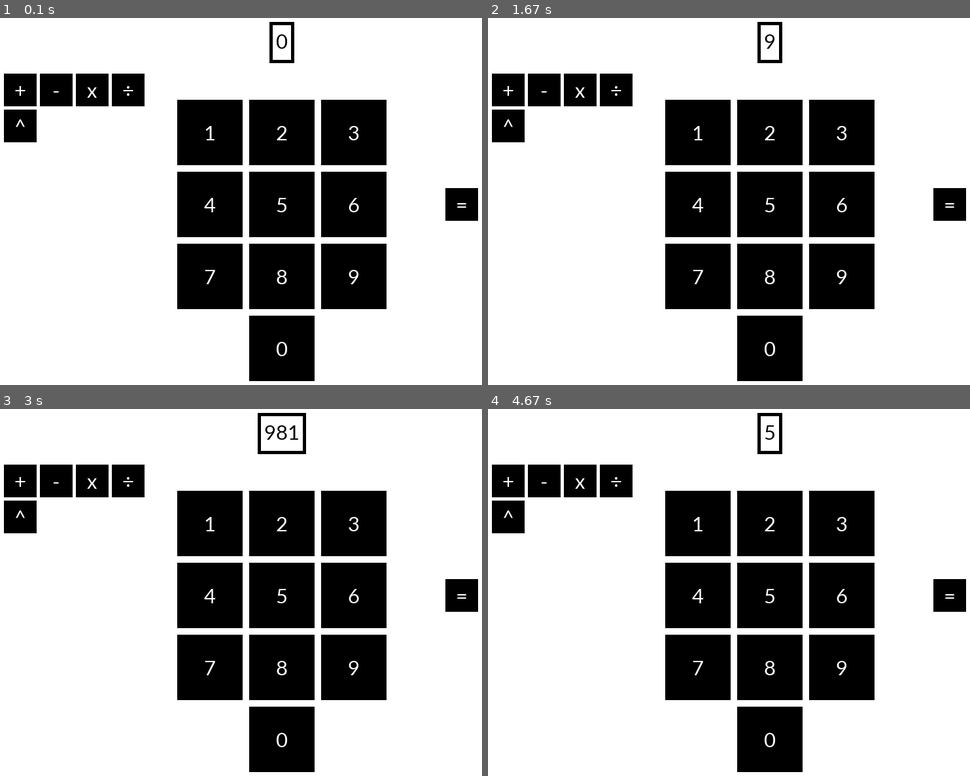
Above: before the commit, frames 1-4 (two rows, left to right).
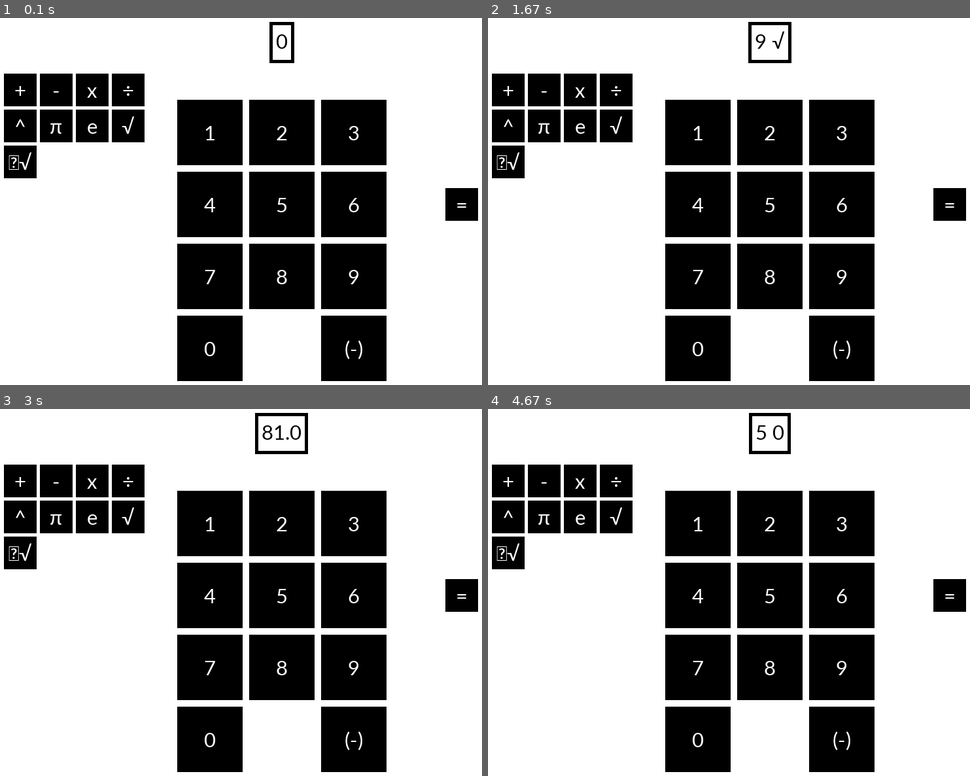
Above: after the commit, the same moments.

Repository: RoyalWeden/hax-coding-olympics
Game: pygame game, started from sunday/main.py
Same seed, same stepped clock (60 frames per second), same inputs: the game is played once before the commit and once after it.
Inputs (mouse positions are in pixels of both pictures, inside the frame that each line leads up to):
- Up to frame 1 (0.1 s): no input
- Up to frame 2 (1.67 s): click (960, 194) at 0.38 s; click (825, 293) at 0.72 s; click (632, 128) at 1.55 s
- Up to frame 3 (3 s): click (255, 698) at 1.88 s; click (197, 515) at 2.22 s; click (462, 585) at 2.88 s
- Up to frame 4 (4.67 s): click (796, 581) at 4.28 s; click (680, 709) at 4.62 s

The runs differ from the first frame. In frame 1, 9.5% of the frame differs, in the area x 0-81%, y 24-99%; in frame 2, 9.9%, in the area x 0-81%, y 1-99%; in frame 3, 9.9%; in frame 4, 9.9%.

Commit message:
Added square root and root

Diff:
--- a/sunday/main.py
+++ b/sunday/main.py
@@ -110,7 +110,7 @@
 )
 btn_zero = Button(
     screen,
-    (res[0]/2, res[1]/2+220),
+    (res[0]/2-110, res[1]/2+220),
     color_black,
     (100, 100),
     '0',
@@ -118,6 +118,16 @@
     color_white,
     lambda: calculator.enter(0)
 )
+btn_negative = Button(
+    screen,
+    (res[0]/2+110, res[1]/2+220),
+    color_black,
+    (100, 100),
+    '(-)',
+    smallfont,
+    color_white,
+    lambda: calculator.enter('-')
+)
 
 btn_plus = Button(
     screen,
@@ -169,6 +179,47 @@
     color_white,
     lambda: calculator.enter('^')
 )
+btn_pi = Button(
+    screen,
+    (res[0]/2-345, res[1]/2-120),
+    color_black,
+    (50, 50),
+    'π',
+    smallfont,
+    color_white,
+    lambda: calculator.enter('π')
+)
+btn_e = Button(
+    screen,
+    (res[0]/2-290, res[1]/2-120),
+    color_black,
+    (50, 50),
+    'e',
+    smallfont,
+    color_white,
+    lambda: calculator.enter('e')
+)
+btn_sqrt = Button(
+    screen,
+    (res[0]/2-235, res[1]/2-120),
+    color_black,
+    (50, 50),
+    '√',
+    smallfont,
+    color_white,
+    lambda: calculator.enter('√')
+)
+btn_root = Button(
+    screen,
+    (res[0]/2-400, res[1]/2-65),
+    color_black,
+    (50, 50),
+    '▀√',
+    smallfont,
+    color_white,
+    lambda: calculator.enter(' √')
+)
+
 
 btn_equal = Button(
     screen,
@@ -200,11 +251,16 @@
     btn_eight,
     btn_nine,
     btn_zero,
+    btn_negative,
     btn_plus,
     btn_minus,
     btn_times,
     btn_divide,
     btn_power,
+    btn_pi,
+    btn_e,
+    btn_sqrt,
+    btn_root,
     btn_equal,
     text_answer
 ]
--- a/sunday/src/calculator.py
+++ b/sunday/src/calculator.py
@@ -1,4 +1,5 @@
 import numpy as np
+import time
 
 class Calculator:
     ans = 0
@@ -8,7 +9,9 @@
         '-',
         '*',
         '/',
-        '^'
+        '^',
+        '√',
+        ' √'
     ]
 
     def __init__(self):
@@ -19,7 +22,7 @@
         print(f'Entered: {x}')
 
     def calculate(self):
-        x = 0
+        answer = x = 0
         if len(self.calculation) == 0:
             self.ans = self.ans
             return
@@ -27,34 +30,53 @@
             num1 = self.ans
             operator = self.calculation[0]
             x = 1
-            if x < len(self.calculation) and type(self.calculation[x]) == int:
-                num2 = self.calculation[x]
-                while len(self.calculation) > x and type(self.calculation[x]) == int:
-                    num2 = int(str(num2) + str(self.calculation[x]))
-                    x += 1
+            if x < len(self.calculation) and \
+                (type(self.calculation[x]) == int or self.calculation[x] == 'π' or self.calculation[x] == 'e'):
+                if self.calculation[x] == 'π':
+                    num2 = np.pi
+                elif self.calculation[x] == 'e':
+                    num2 = np.e
+                else:
+                    num2 = self.calculation[x]
+                    while len(self.calculation) > x and type(self.calculation[x]) == int:
+                        num2 = int(str(num2) + str(self.calculation[x]))
+                        x += 1
                 answer = self.operate(num1, operator, num2)
         while x < len(self.calculation):
-            if type(self.calculation[x]) == int:
+            if type(self.calculation[x]) == int or self.calculation[x] == 'π' or self.calculation[x] == 'e':
                 i = x + 1
-                num1 = self.calculation[x]
-                while len(self.calculation) > i and type(self.calculation[i]) == int:
-                    num1 = int(str(num1) + str(self.calculation[i]))
-                    i += 1
+                if self.calculation[x] == 'π':
+                    num1 = np.pi
+                elif self.calculation[x] == 'e':
+                    num1 = np.e
+                else:
+                    num1 = self.calculation[x]
+                    while len(self.calculation) > i and type(self.calculation[i]) == int:
+                        num1 = int(str(num1) + str(self.calculation[i]))
+                        i += 1
                 if len(self.calculation) > i:
                     operator = self.calculation[i]
                     i += 1
-                    if len(self.calculation) > i and type(self.calculation[i]) == int:
-                        num2 = self.calculation[i]
-                        i += 1
-                        while len(self.calculation) > i and  type(self.calculation[i]) == int:
-                            num2 = int(str(num2) + str(self.calculation[i]))
+                    if len(self.calculation) > i and \
+                        (type(self.calculation[i]) == int or self.calculation[i] == 'π' or self.calculation[i] == 'e'):
+                        if self.calculation[i] == 'π':
+                            num2 = np.pi
                             i += 1
+                        elif self.calculation[i] == 'e':
+                            num2 = np.e
+                            i += 1
+                        else:
+                            num2 = self.calculation[i]
+                            i += 1
+                            while len(self.calculation) > i and  type(self.calculation[i]) == int:
+                                num2 = int(str(num2) + str(self.calculation[i]))
+                                i += 1
                     else:
                         num2 = None
                 else:
                     operator = None
                     num2 = None
-                x=i
+                x = i
             else:
                 num1 = answer
                 operator = self.calculation[x]
@@ -66,24 +88,40 @@
         print(f'Calculated: {self.ans}')
 
     def operate(self, num1: float, operation: str, num2: float):
-        if num2 == None or operation == None:
-            return num1
+        try:
+            if operation==None:
+                return num1
 
-        if operation=='+':
-            return num1+num2
-        if operation=='-':
-            return num1-num2
-        if operation=='*':
-            return num1*num2
-        if operation=='/':
-            return num1/num2
-        if operation=='^':
-            return num1**num2
+            if num2==None:
+                return num1
 
+            if operation=='+':
+                return num1+num2
+            if operation=='-':
+                return num1-num2
+            if operation=='*':
+                return num1*num2
+            if operation=='/':
+                return num1/num2
+            if operation=='^':
+                return num1**num2
+            if operation=='√':
+                return num1*np.sqrt(num2)
+            if operation==' √':
+                return num2**(1/num1)
+
+        except ZeroDivisionError:
+            print('Error: Divide by zero')
+        except ValueError:
+            print('Error: Value wrong type')
+        except OverflowError:
+            print('Error: Value too large')
+        except:
+            print('Unexpected error')
         return num1
 
     def get_calc_str(self):
         return str(self.ans) \
             if len(self.calculation)==0 \
                 else ('ANS ' if self.calculation[0] in self.operations else '') + \
-                    ' '.join([str(x) for x in self.calculation])
+                    ' '.join([str(x) for x in self.calculation]).replace('  ', ' ')
